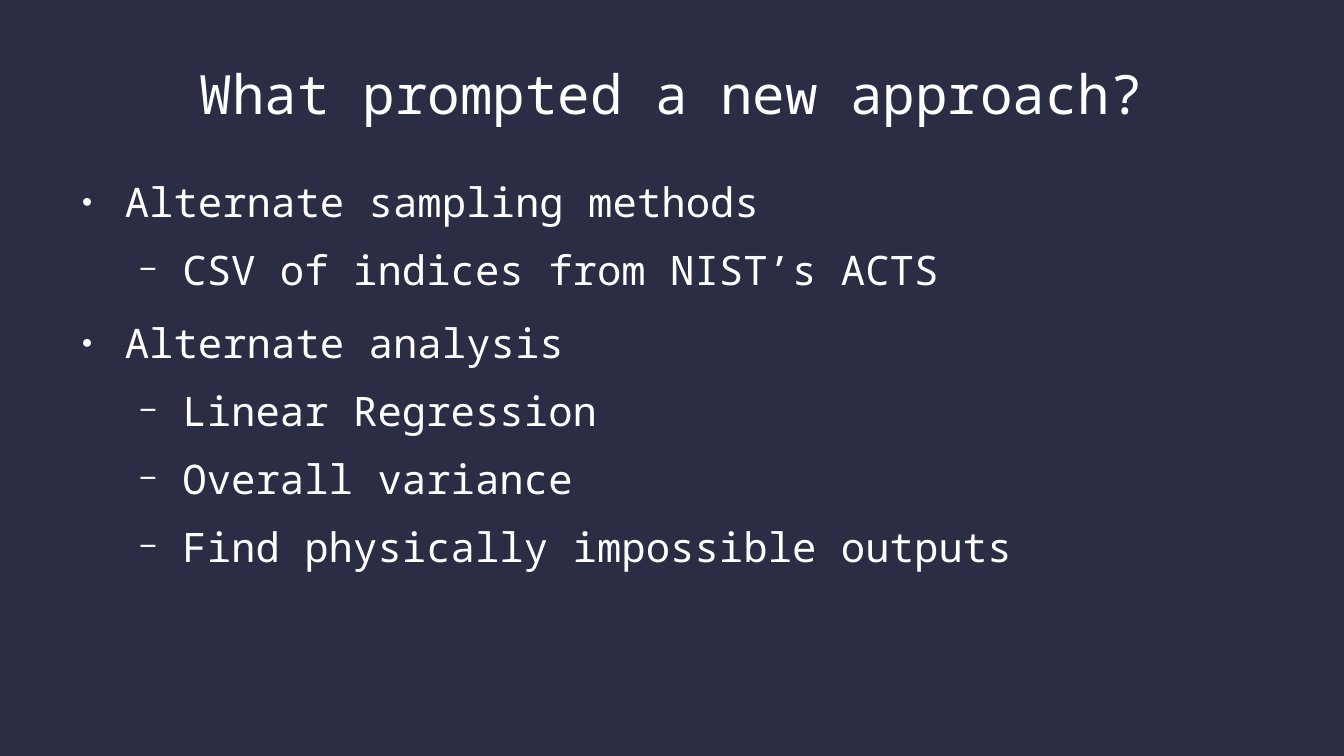
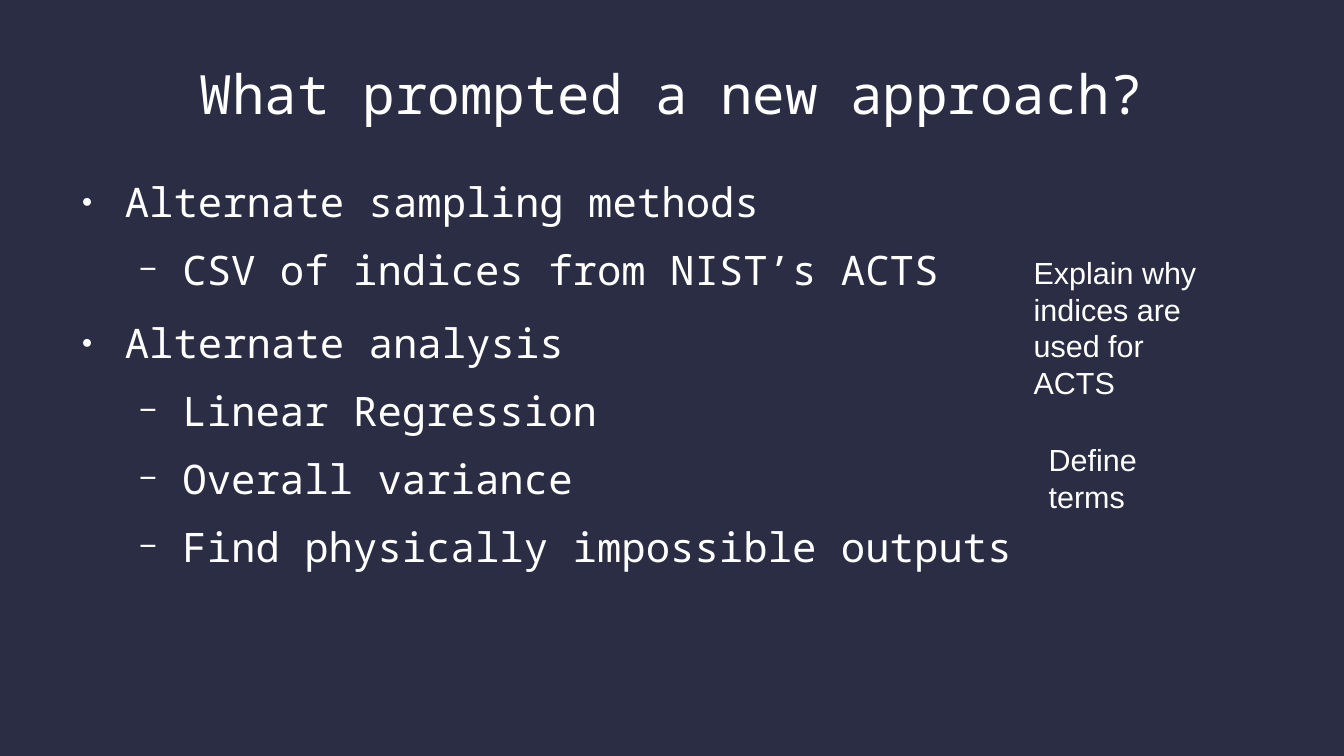
Before and after one commit to SamAllen06/lake_temp_work, a slide deck: slide 10 of documentation/lake_temperature.odp. Drawn at 1344x756 pixels with LibreOffice and Linux fonts; fonts in the diff are those of the drawing. Boxes give left, top, right and bottom in pixels: in the first picture for what was removed or moved away, otherwise in the second. Text is boxed around its words. In the diff, an @@ line names an element or a change of style, - is before the commit and + after.

```diff
--- a/documentation/lake_temperature.odp
+++ b/documentation/lake_temperature.odp
@@ text added at (x1=1034, y1=262, x2=1196, y2=395), 18 pt, text #FFFFFF @@
+Explain why indices are used for ACTS
@@ text added at (x1=1049, y1=449, x2=1137, y2=509), 18 pt, text #FFFFFF @@
+Define terms
```
Also in this commit, not shown: 14 other slides changed, 1 slide added, 1 slide removed, 4 other files.
